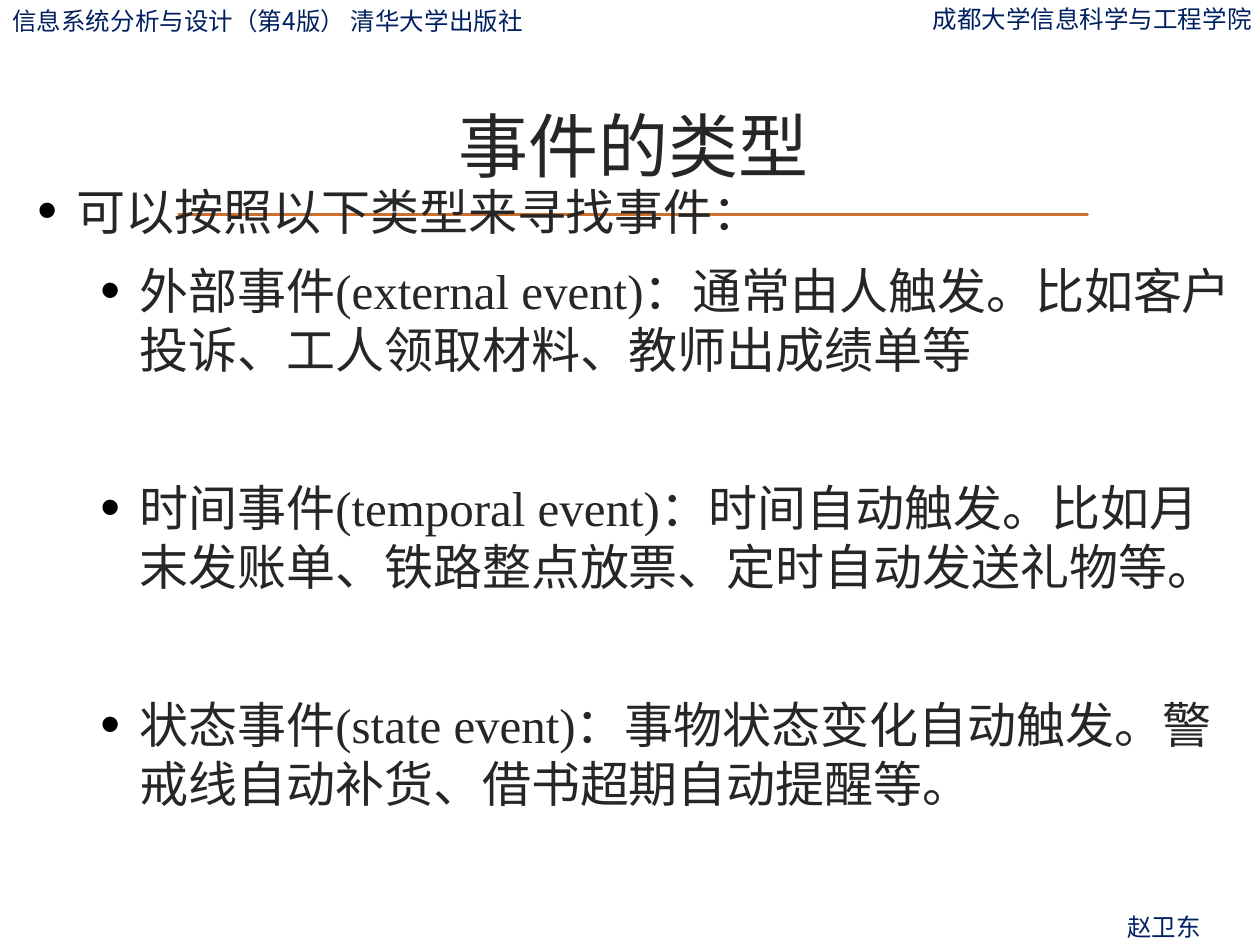
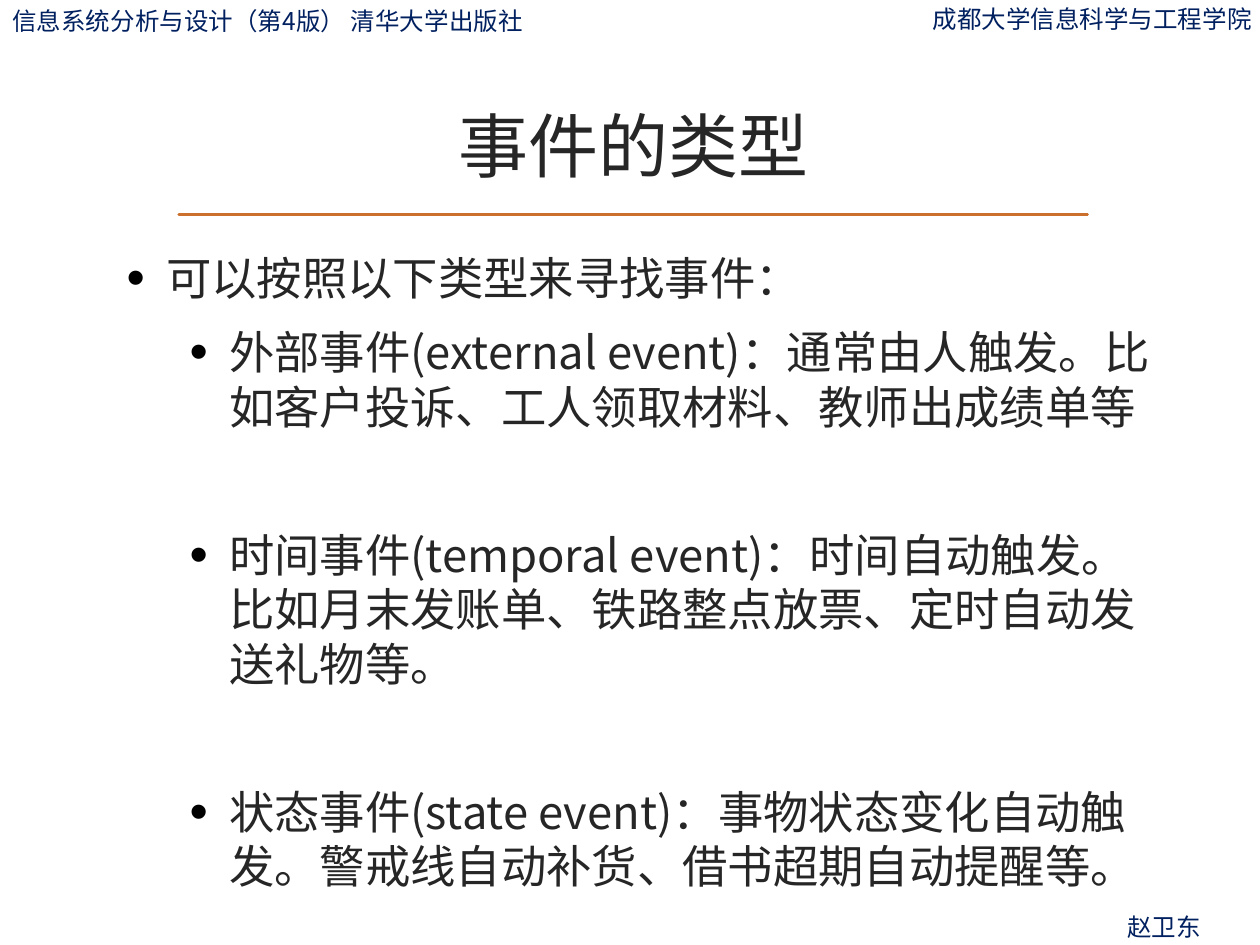
Before and after one commit to ylfagh/is_analysis-1, a slide deck: slide 41 of ppt/第6章-流程建模.pptx. Drawn at 1260x945 pixels with LibreOffice and Linux fonts; fonts in the diff are those of the drawing; background and template pictures are left out. Boxes give left, top, right and bottom in pixels: in the first picture for what was removed or moved away, otherwise in the second. Text is boxed around its words. In the diff, an @@ line names an element or a change of style, - is before the commit and + after.

```diff
--- a/ppt/第6章-流程建模.pptx
+++ b/ppt/第6章-流程建模.pptx
@@ text "可以按照以下类型来寻找事件：": place and size @@
-text "可以按照以下类型来寻找事件：" at bbox=[77, 188, 1231, 806]
+text "可以按照以下类型来寻找事件：" at bbox=[166, 257, 1149, 887]
@@ text "可以按照以下类型来寻找事件：" at bbox=[166, 257, 1149, 887]: size 28 to 25.9 pt, font Times New Roman to Noto Sans CJK SC @@
```
Also in this commit, not shown: 51 other slides changed, 30 slides removed.
